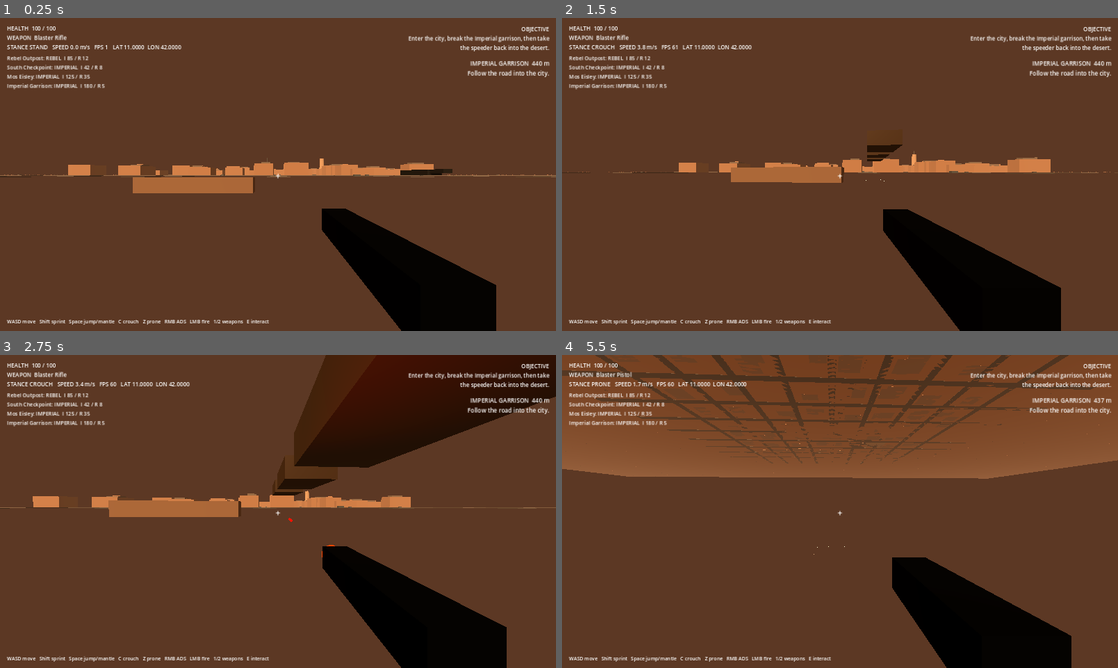
Above: before the commit, frames 1-4 (two rows, left to right).
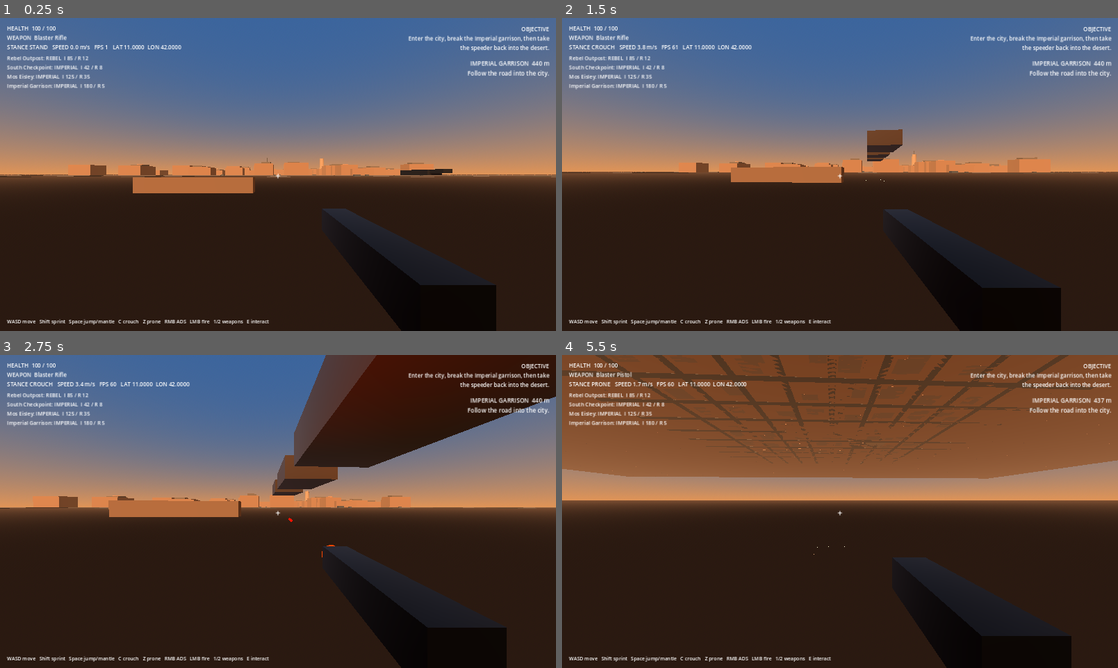
Above: after the commit, the same moments.

Repository: Deputy1389/far-horizon
Game: Godot game, scene res://game/scenes/main.tscn
Two runs of this game, one before a commit and one after it. Both use one fixed random seed, a clock stepped at 60 frames per second and the inputs below.
Inputs (mouse positions are in pixels of both pictures, inside the frame that each line leads up to):
- Up to frame 1 (0.25 s): no input
- Up to frame 2 (1.5 s): move the mouse to (867, 174) at 0.52 s; hold Right mouse button (aim) 0.53-1.28 s; hold W (move_forward) from 0.53 s (still down); click (867, 174) at 0.67 s; tap Space (jump) at 0.77 s; move the mouse to (812, 174) at 1.27 s; tap C (crouch) at 1.35 s
- Up to frame 3 (2.75 s): keep holding W (move_forward); tap Space (jump) at 1.52 s; move the mouse to (289, 505) at 2.02 s; press the mouse at (289, 505) at 2.03 s
- Up to frame 4 (5.5 s): keep holding W (move_forward); move the mouse to (834, 517) at 2.77 s; release the mouse at (834, 517) at 2.78 s; tap E (interact) at 2.85 s; click (834, 517) at 2.92 s; tap Space (jump) at 3.02, 3.77, 4.52 s; move the mouse to (878, 514) at 3.52 s; tap Z (prone) at 3.6 s; move the mouse to (795, 508) at 4.27 s; tap Shift (sprint) at 4.35 s; move the mouse to (845, 511) at 5.02 s; tap 1 (weapon_1) at 5.1 s; click (845, 511) at 5.17 s

The runs differ from the first frame. In frame 1, 90% of the frame differs, in the area x 0-100%, y 0-100%; in frame 2, 90%; in frame 3, 80%; in frame 4, 55%.

Commit message:
presentation: add desert sky and twin-sun lighting

Diff:
--- a/game/scripts/main.gd
+++ b/game/scripts/main.gd
@@ -20,14 +20,21 @@
 func _build_environment() -> void:
 	var environment_node := WorldEnvironment.new()
 	var environment := Environment.new()
-	environment.background_mode = Environment.BG_COLOR
-	environment.background_color = Color(0.36, 0.22, 0.14)
+	var sky := Sky.new()
+	var sky_material := ProceduralSkyMaterial.new()
+	sky_material.sky_top_color = Color(0.22, 0.39, 0.62)
+	sky_material.sky_horizon_color = Color(0.88, 0.58, 0.34)
+	sky_material.ground_horizon_color = Color(0.49, 0.31, 0.20)
+	sky_material.ground_bottom_color = Color(0.17, 0.11, 0.08)
+	sky.sky_material = sky_material
+	environment.background_mode = Environment.BG_SKY
+	environment.sky = sky
 	environment.ambient_light_source = Environment.AMBIENT_SOURCE_COLOR
 	environment.ambient_light_color = Color(0.86, 0.66, 0.5)
 	environment.ambient_light_energy = 0.72
 	environment.fog_enabled = true
 	environment.fog_light_color = Color(0.69, 0.47, 0.31)
-	environment.fog_density = 0.00045
+	environment.fog_density = 0.00058
 	environment_node.environment = environment
 	add_child(environment_node)
 
@@ -37,6 +44,13 @@
 	sun.light_energy = 1.35
 	sun.shadow_enabled = true
 	add_child(sun)
+
+	var second_sun := DirectionalLight3D.new()
+	second_sun.rotation_degrees = Vector3(-28.0, 34.0, 0.0)
+	second_sun.light_color = Color(1.0, 0.56, 0.32)
+	second_sun.light_energy = 0.22
+	second_sun.shadow_enabled = false
+	add_child(second_sun)
 
 func _build_foundation_world() -> void:
 	floating_origin = FloatingOrigin.new()
